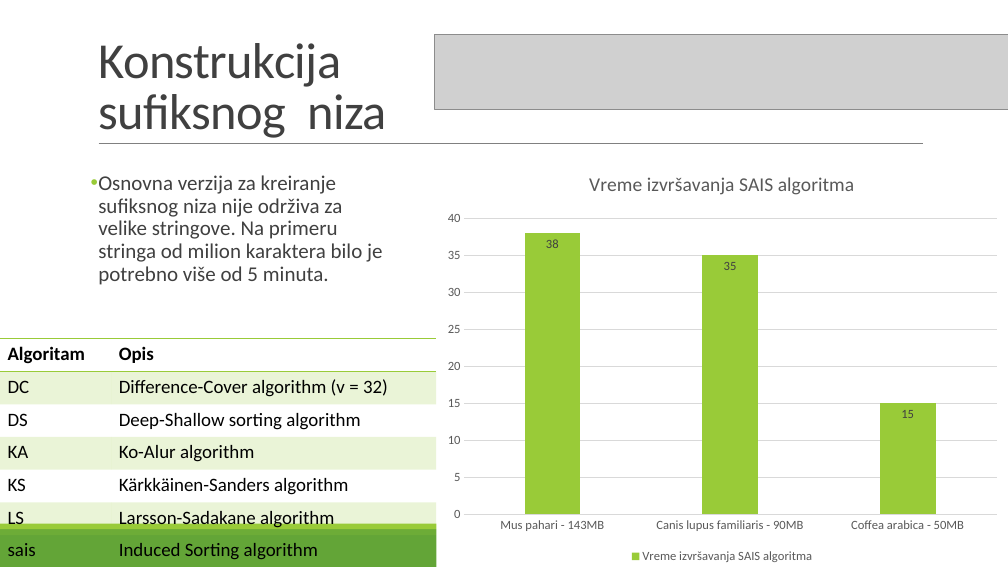
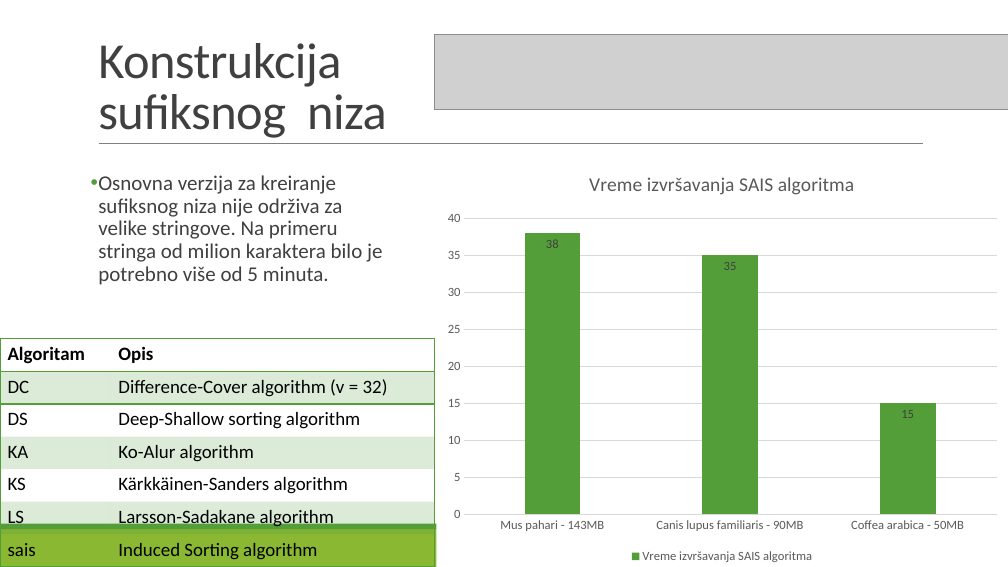
Before and after one commit to maricak/GenomicIT, a slide deck: slide 4 of BWT and FM index.pptx. Drawn at 1008x567 pixels with LibreOffice and Linux fonts; fonts in the diff are those of the drawing; grey boxes stand for pictures. Boxes give left, top, right and bottom in pixels: in the first picture for what was removed or moved away, otherwise in the second. Text is boxed around its words. In the diff, an @@ line names an element or a change of style, - is before the commit and + after.

Commit message:
Add slides with charts for the sweet spot factors

```diff
--- a/BWT and FM index.pptx
+++ b/BWT and FM index.pptx
@@ text "Osnovna verzija za kreiranje sufiksnog ..." at <box>98,175,382,285</box>: bullet colour #99CB38 to #549E39 @@
@@ column chart at <box>436,154,1008,567</box> @@
@@ colour of Vreme izvršavanja SAIS algoritma #99CB38 to #549E39 @@
@@ table at <box>0,339,436,567</box> @@
@@ fill #99CB38 at 20% opacity to #549E39 at 20% opacity in 6 cells @@
@@ borders changed @@
@@ rectangle at <box>0,529,1008,567</box>: fill #63A537 to #8AB833 @@
@@ rectangle at <box>0,524,1008,529</box>: fill #99CB38 to #549E39 @@
```
Also in this commit, not shown: 9 other slides changed, 1 slide added.
